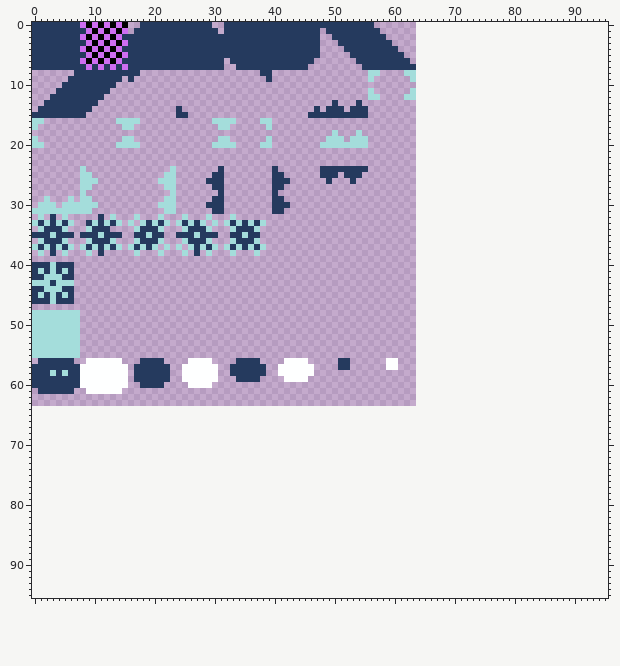
Two versions of one pixel-art file, game/assets/spritesheet.aseprite. The picture above was drawn from the file before the commit.
64x64 pixels, 1 frame. The old version is drawn lined up with the new one, on the new canvas.
And afterwards:
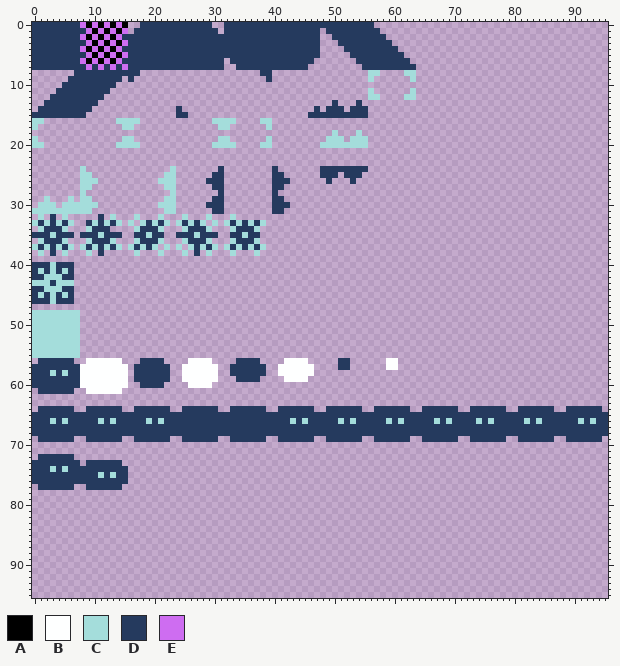
Palette (. is transparent): A #000000  B #feffff  C #a4dddb  D #253a5e  E #ce6df1
Diff:
canvas 64x64 -> 96x96
y 64: x 1..6 ...... -> DDDDDD; x 9..14 ...... -> DDDDDD; x 17..22 ...... -> DDDDDD; x 25..30 ...... -> DDDDDD; x 33..38 ...... -> DDDDDD; x 41..46 ...... -> DDDDDD; x 49..54 ...... -> DDDDDD; x 57..62 ...... -> DDDDDD; x 65..70 ...... -> DDDDDD; x 73..78 ...... -> DDDDDD; x 81..86 ...... -> DDDDDD; x 89..94 ...... -> DDDDDD
y 65: x 0..95 ................................................................................................ -> DDDDDDDDDDDDDDDDDDDDDDDDDDDDDDDDDDDDDDDDDDDDDDDDDDDDDDDDDDDDDDDDDDDDDDDDDDDDDDDDDDDDDDDDDDDDDDDD
y 66: x 0..95 ................................................................................................ -> DDDCDCDDDDDCDCDDDDDCDCDDDDDDDDDDDDDDDDDDDDDCDCDDDDDCDCDDDDDCDCDDDDDCDCDDDDCDCDDDDDCDCDDDDDDCDCDD
y 67..68: x 0..95 ................................................................................................ -> DDDDDDDDDDDDDDDDDDDDDDDDDDDDDDDDDDDDDDDDDDDDDDDDDDDDDDDDDDDDDDDDDDDDDDDDDDDDDDDDDDDDDDDDDDDDDDDD
y 69: x 1..6 ...... -> DDDDDD; x 9..14 ...... -> DDDDDD; x 17..22 ...... -> DDDDDD; x 25..30 ...... -> DDDDDD; x 33..38 ...... -> DDDDDD; x 41..46 ...... -> DDDDDD; x 49..54 ...... -> DDDDDD; x 57..62 ...... -> DDDDDD; x 65..70 ...... -> DDDDDD; x 73..78 ...... -> DDDDDD; x 81..86 ...... -> DDDDDD; x 89..94 ...... -> DDDDDD
y 72: x 1..6 ...... -> DDDDDD
y 73: x 0..7 ........ -> DDDDDDDD; x 9..14 ...... -> DDDDDD
y 74: x 0..15 ................ -> DDDCDCDDDDDDDDDD
y 75: x 0..15 ................ -> DDDDDDDDDDDCDCDD
y 76: x 0..15 ................ -> DDDDDDDDDDDDDDDD
y 77: x 1..6 ...... -> DDDDDD; x 9..14 ...... -> DDDDDD
